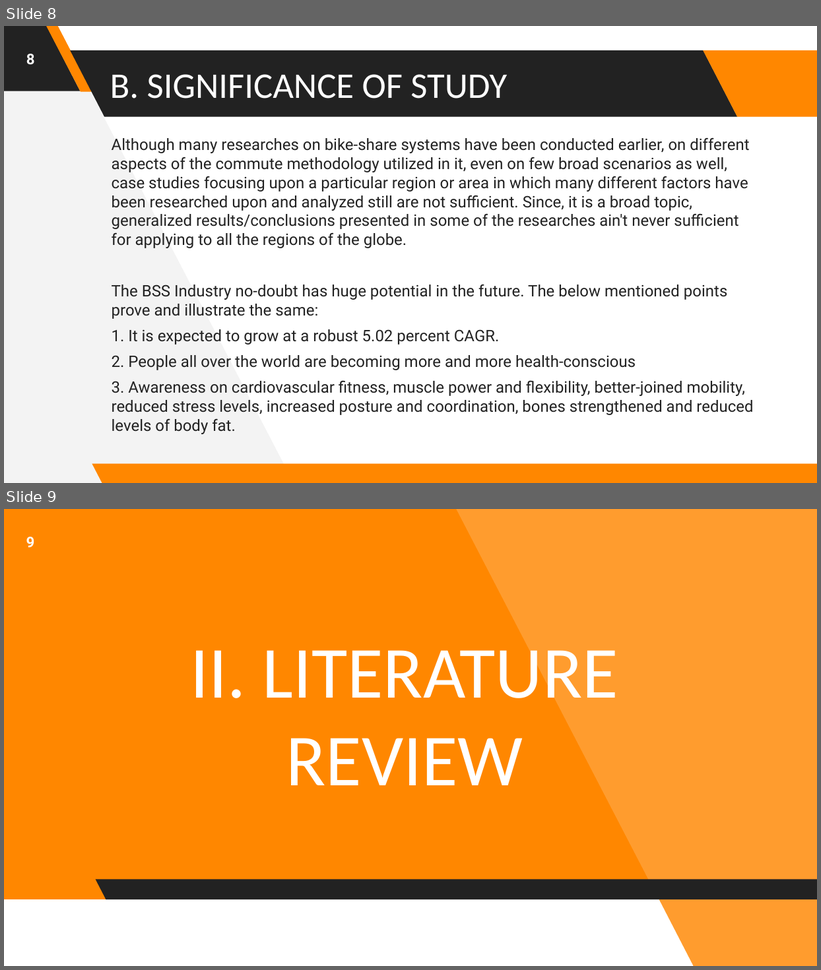
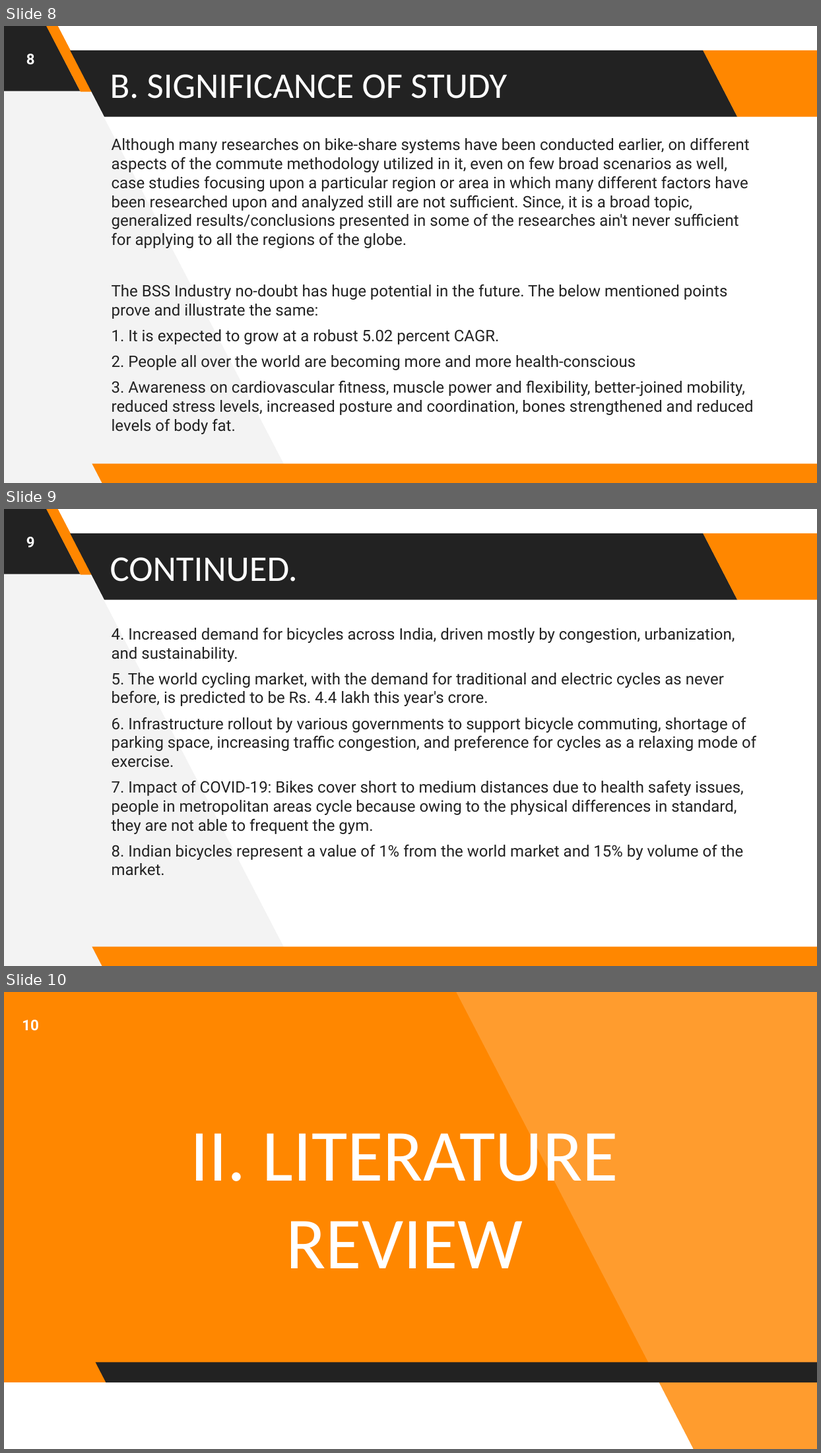
Before and after one commit to astrodestroyergithub/Divvy-Bike-Share, a slide deck: PPTS/19BCE1156_Tamojit_Roy_Capstone_Project_B.Tech_CSE_2019-23_Review-2.pptx. Shown one above the other, each under a label of ours: slides 8 and 9 before the commit, slides 8, 9 and 10 after it. The pictures are 821x970 and 821x1453 pixels, drawn with LibreOffice and Linux fonts; fonts in the diff are those of the drawing. Boxes give left, top, right and bottom in pixels: in the first picture for what was removed or moved away, otherwise in the second. Text is boxed around its words. In the diff, an @@ line names an element or a change of style, - is before the commit and + after.

```diff
--- a/PPTS/19BCE1156_Tamojit_Roy_Capstone_Project_B.Tech_CSE_2019-23_Review-2.pptx
+++ b/PPTS/19BCE1156_Tamojit_Roy_Capstone_Project_B.Tech_CSE_2019-23_Review-2.pptx
@@ slide 9 added at box(4, 509, 817, 966), background #FFFFFF; not listed: 6 template elements that a slide beside it also shows @@
@@ page number added at box(26, 537, 35, 547), 13 pt, text #FFFFFF, bold @@
+9
@@ title added at box(110, 557, 298, 582), 32 pt, text #FFFFFF @@
+CONTINUED.
@@ text added at box(112, 627, 756, 876), 14 pt, text #222222 @@
+4. Increased demand for bicycles across India, driven mostly by congestion, urbanization, and sustainability.
+5. The world cycling market, with the demand for traditional and electric cycles as never before, is predicted to be Rs. 4.4 lakh this year's crore.
+6. Infrastructure rollout by various governments to support bicycle commuting, shortage of parking space, increasing traffic congestion, and preference for cycles as a relaxing mode of exercise.
+7. Impact of COVID-19: Bikes cover short to medium distances due to health safety issues, people in metropolitan areas cycle because owing to the physical differences in standard, they are not able to frequent the gym.
+8. Indian bicycles represent a value of 1% from the world market and 15% by volume of the market.
@@ what was slide 9 is now slide 10 @@
@@ page number at box(22, 1020, 38, 1031): text changed @@
-9
+10
```
Also in this commit, not shown: 13 slides changed, 1 other file.
